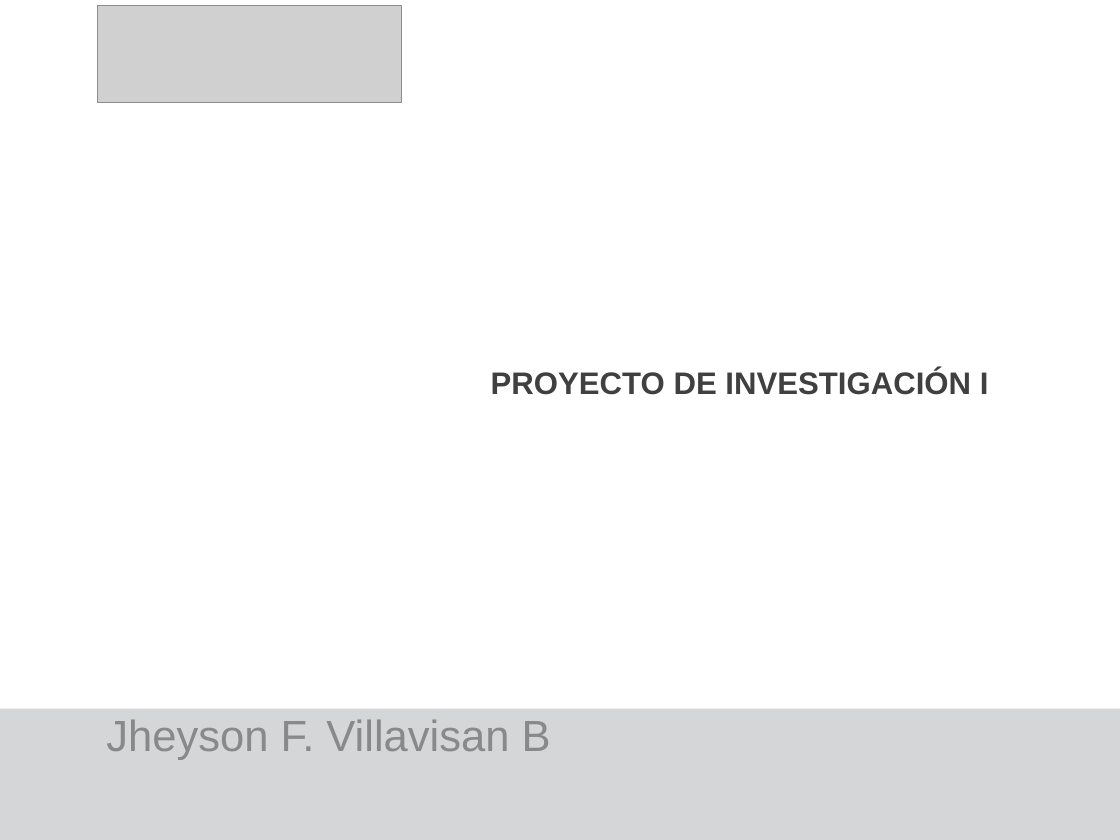
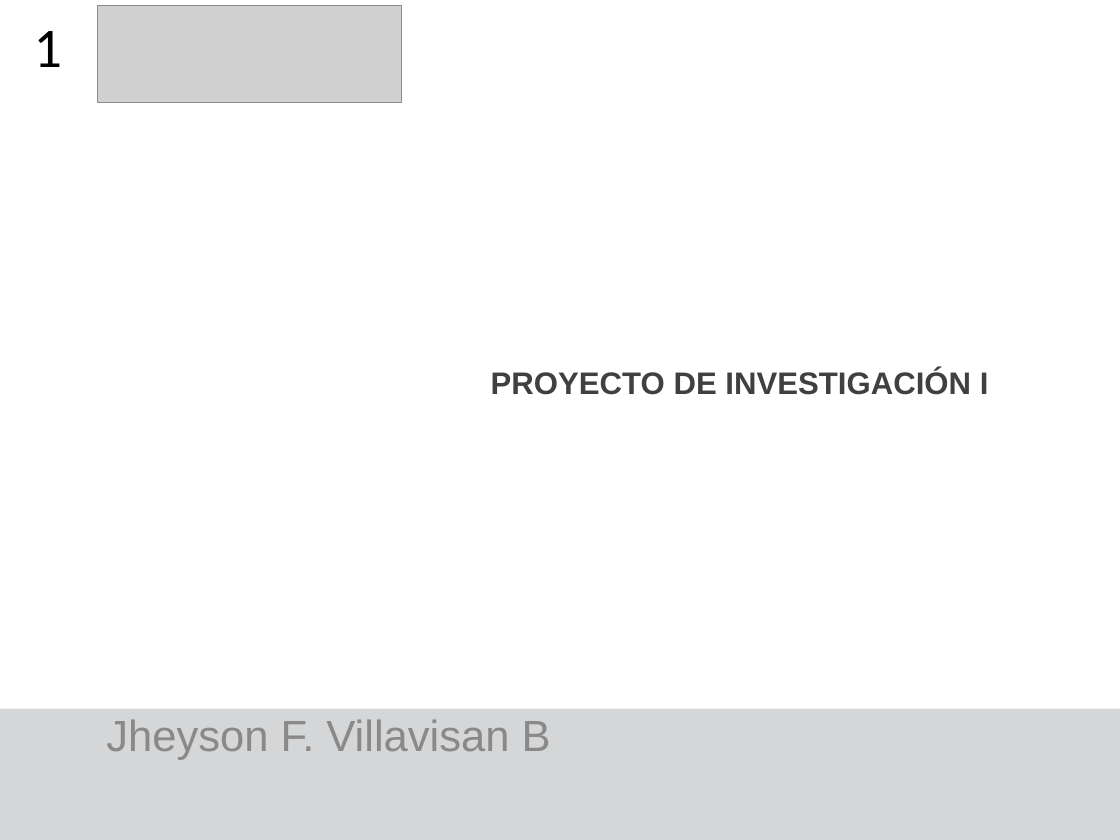
Before and after one commit to F4bian1012/Investigacion_I, a slide deck: slide 1 of Semana_1/Tìtulo.pptx. Drawn at 1120x840 pixels with LibreOffice and Linux fonts; fonts in the diff are those of the drawing; grey boxes stand for pictures. Boxes give left, top, right and bottom in pixels: in the first picture for what was removed or moved away, otherwise in the second. Text is boxed around its words. In the diff, an @@ line names an element or a change of style, - is before the commit and + after.

```diff
--- a/Semana_1/Tìtulo.pptx
+++ b/Semana_1/Tìtulo.pptx
@@ title added at box(34, 31, 62, 67), 36 pt, text #000000 @@
+1
```
Also in this commit, not shown: 1 other slide changed, 2 other files.
